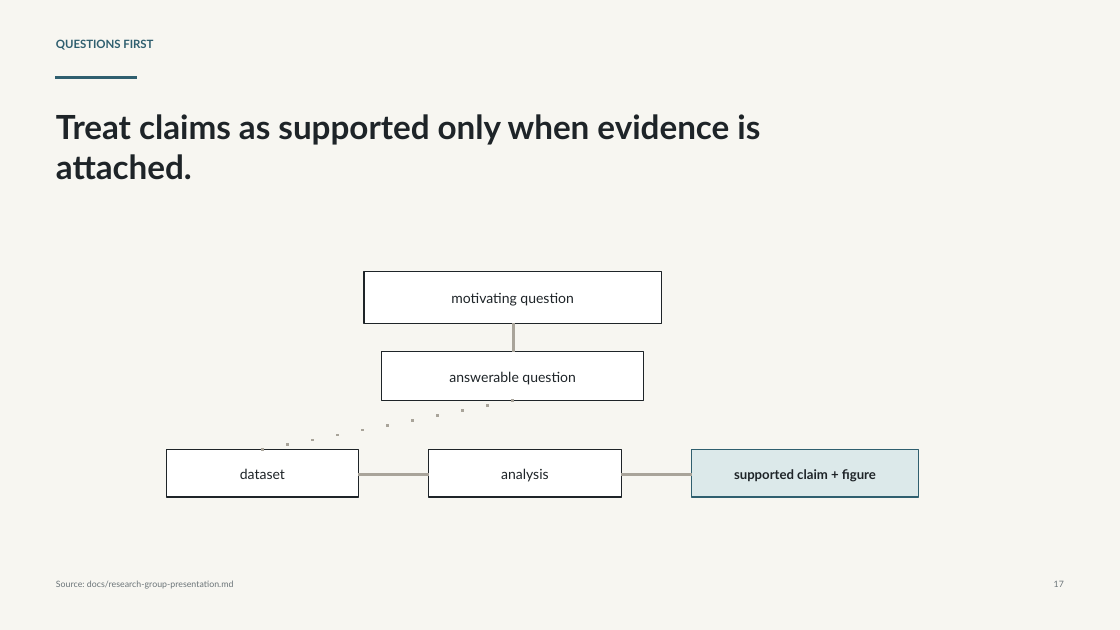
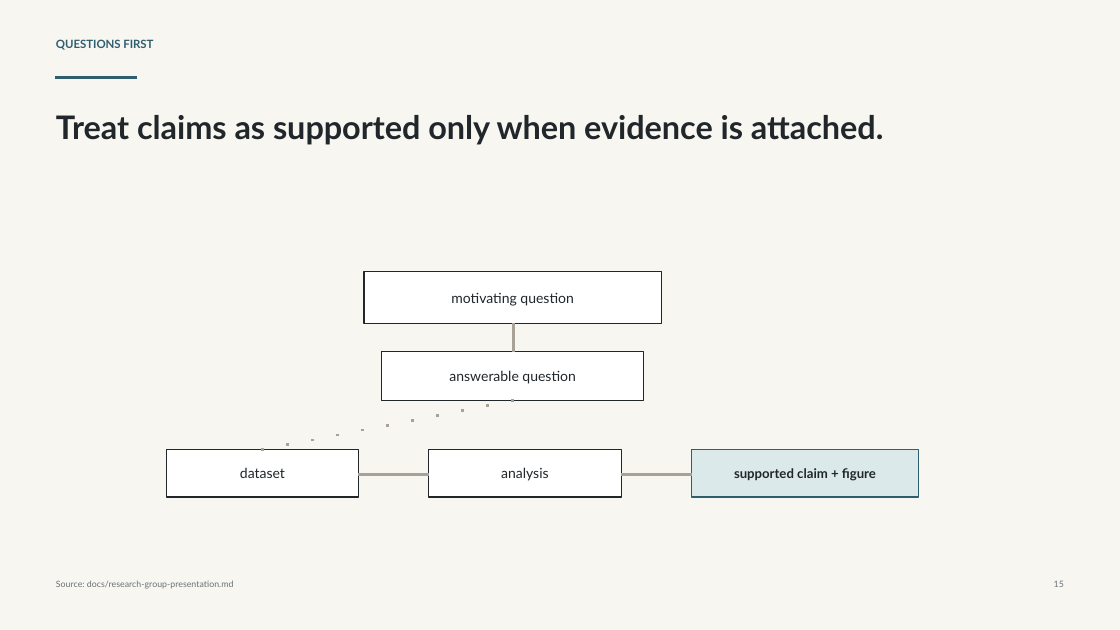
Before and after one commit to SamuelBrudner/lab-tracker, a slide deck: slide 15 of outputs/019e93bf-5861-7ba2-af6a-d3677b8793cd/presentations/lab-tracker-research-group/output/lab-tracker-research-group-presentation.pptx (slide 17 before the commit). Drawn at 1120x630 pixels with LibreOffice and Linux fonts; fonts in the diff are those of the drawing. Boxes give left, top, right and bottom in pixels: in the first picture for what was removed or moved away, otherwise in the second. Text is boxed around its words. In the diff, an @@ line names an element or a change of style, - is before the commit and + after.

```diff
--- a/outputs/019e93bf-5861-7ba2-af6a-d3677b8793cd/presentations/lab-tracker-research-group/output/lab-tracker-research-group-presentation.pptx
+++ b/outputs/019e93bf-5861-7ba2-af6a-d3677b8793cd/presentations/lab-tracker-research-group/output/lab-tracker-research-group-presentation.pptx
@@ text "Treat claims as supported only ..." at bbox=[56, 115, 884, 145]: size 28.5 to 27.8 pt, text colour #1E2428 to #20262A @@
@@ text "supported claim + figure" at bbox=[734, 468, 876, 481]: text colour #1E2428 to #20262A @@
```
Also in this commit, not shown: 12 other slides changed, 8 slides added, 10 slides removed, 1 other file.
